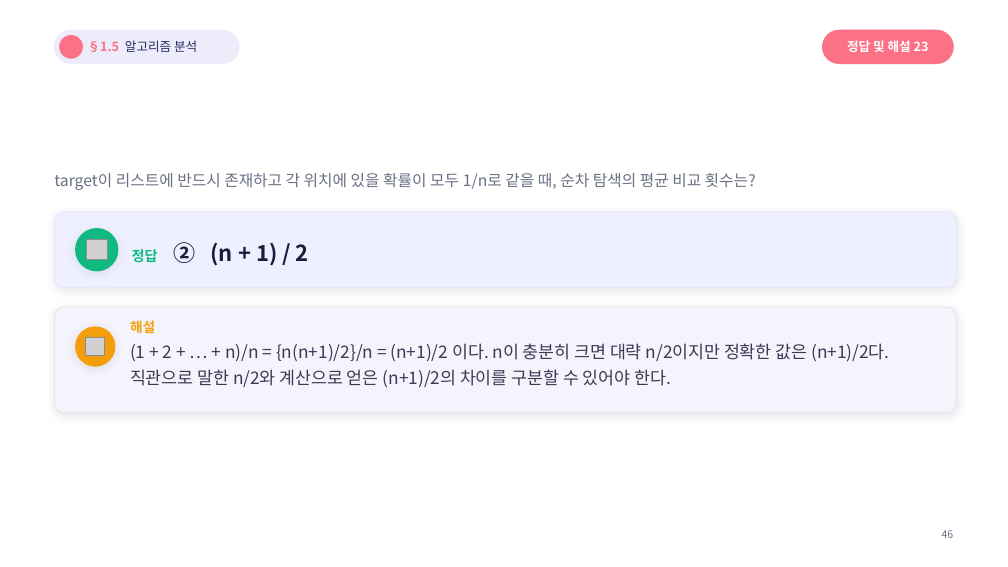
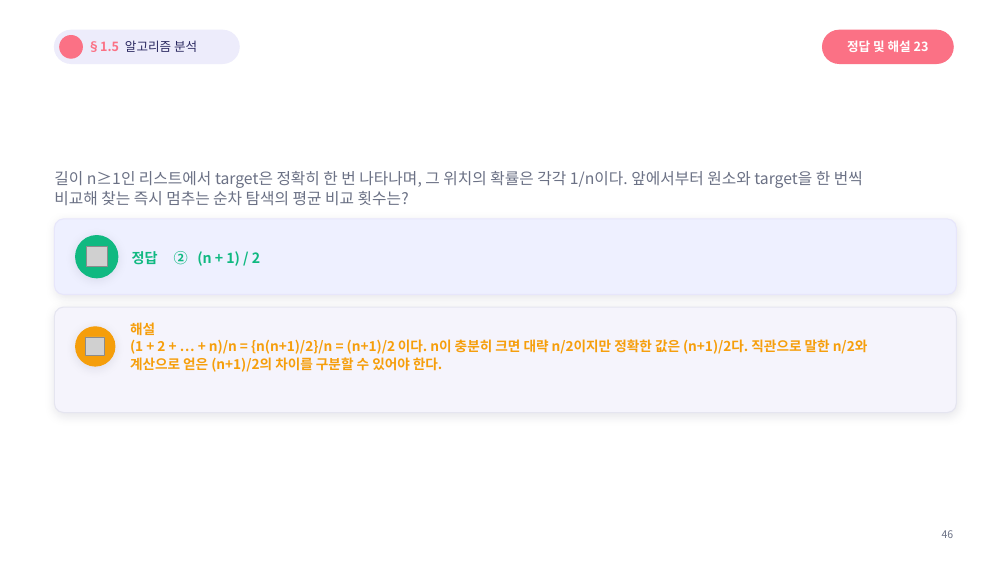
Before and after one commit to Sangdon-Park/Sangdon-Park.github.io, a slide deck: slide 40 of data/알고리즘/1장_연습문제_50문항_수업용.pptx (slide 46 before the commit). Drawn at 1008x567 pixels with LibreOffice and Linux fonts; fonts in the diff are those of the drawing; grey boxes stand for pictures; background and template pictures are left out. Boxes give left, top, right and bottom in pixels: in the first picture for what was removed or moved away, otherwise in the second. Text is boxed around its words. In the diff, an @@ line names an element or a change of style, - is before the commit and + after.

```diff
--- a/data/알고리즘/1장_연습문제_50문항_수업용.pptx
+++ b/data/알고리즘/1장_연습문제_50문항_수업용.pptx
@@ text at [54, 171, 863, 205]: text changed @@
-target이 리스트에 반드시 존재하고 각 위치에 있을 확률이 모두 1/n로 같을 때, 순차 탐색의 평균 비교 횟수는?
+길이 n≥1인 리스트에서 target은 정확히 한 번 나타나며, 그 위치의 확률은 각각 1/n이다. 앞에서부터 원소와 target을 한 번씩
+비교해 찾는 즉시 멈추는 순차 탐색의 평균 비교 횟수는?
@@ 1 picture, 1 text, 1 rounded rectangle: place and size @@
-1 picture, 1 text, 1 rounded rectangle at [54, 212, 957, 287]
+1 picture, 1 text, 1 rounded rectangle at [54, 219, 957, 295]
@@ ellipse: place and size @@
-ellipse at [76, 228, 118, 271]
+ellipse at [76, 236, 118, 278]
@@ text "정답 ② (n + 1) ..." at [132, 251, 260, 266]: size 21 to 13.5 pt, text colour #1E1B3A to #10B981 in "② (n + 1) / 2"; line spacing 1.24 to 1.08 @@
@@ text at [130, 322, 868, 372]: text changed; size 16.5 to 13 pt; text colour #3C3B57 to #F59E0B; bold on @@
-해설
-(1 + 2 + … + n)/n = {n(n+1)/2}/n = (n+1)/2 이다. n이 충분히 크면 대략 n/2이지만 정확한 값은 (n+1)/2다. 직관으로 말한 n/2와 계산으로 얻은 (n+1)/2의 차이를 구분할 수 있어야 한다.
+해설
+(1 + 2 + … + n)/n = {n(n+1)/2}/n = (n+1)/2 이다. n이 충분히 크면 대략 n/2이지만 정확한 값은 (n+1)/2다. 직관으로 말한 n/2와
+계산으로 얻은 (n+1)/2의 차이를 구분할 수 있어야 한다.
```
Also in this commit, not shown: 48 other slides changed, 8 slides removed, 24 other files.
